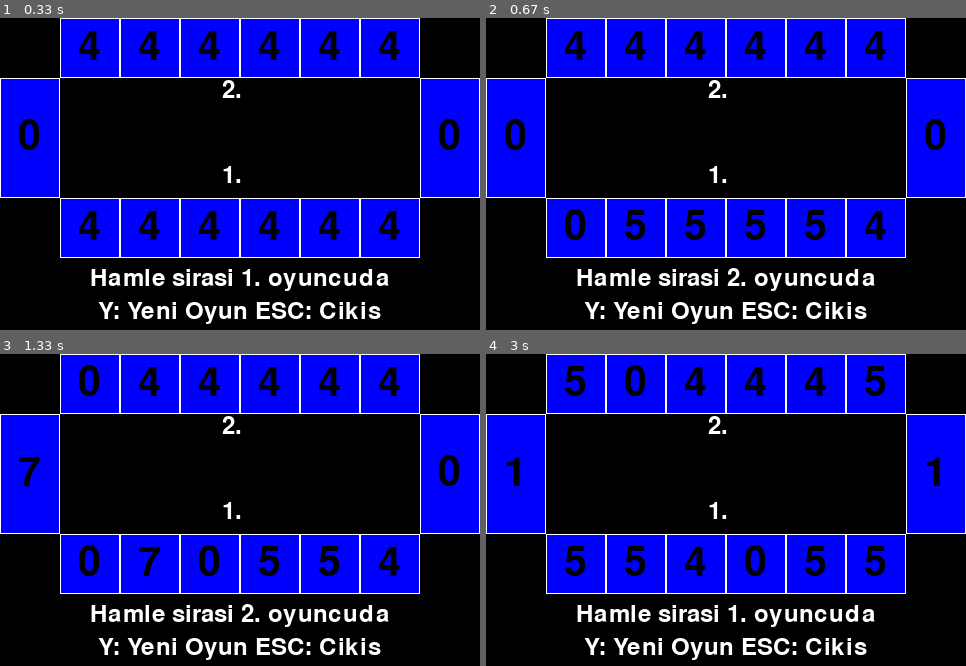
Above: before the commit, frames 1-4 (two rows, left to right).
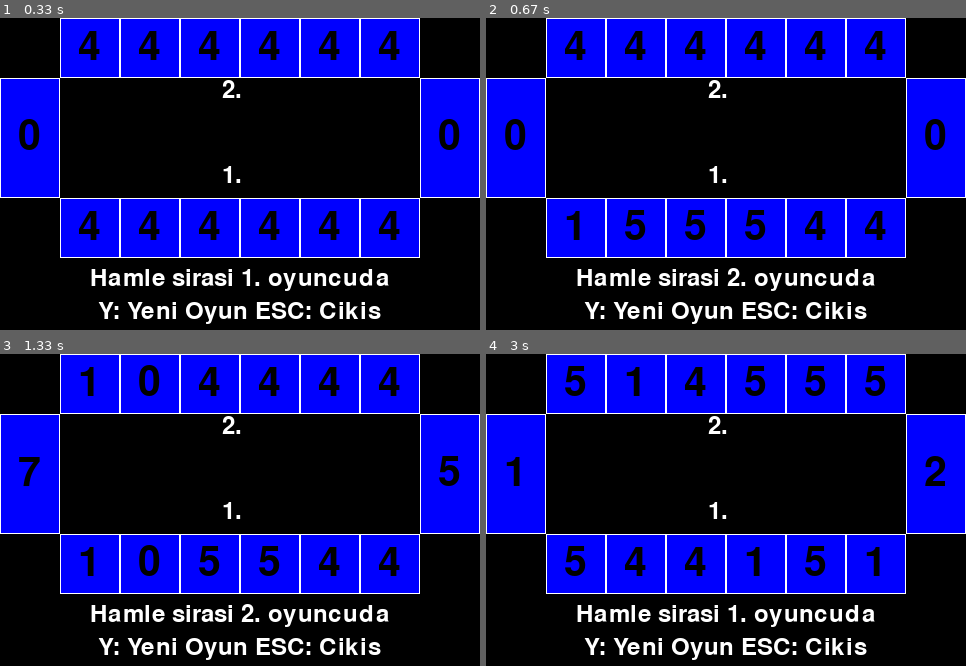
Above: after the commit, the same moments.

Repository: kurth4cker/mangala-pygame
Game: pygame game, started from mangala.py
Same seed, same stepped clock (60 frames per second), same inputs: the game is played once before the commit and once after it.
Inputs (mouse positions are in pixels of both pictures, inside the frame that each line leads up to):
- Up to frame 1 (0.33 s): no input
- Up to frame 2 (0.67 s): click "4" at 0.4 s
- Up to frame 3 (1.33 s): click "4" at 0.73 s; click (91, 588) at 1.07 s
- Up to frame 4 (3 s): click (601, 394) at 1.4 s; tap Y at 1.67 s; click (730, 547) at 2.07 s; click (850, 563) at 2.4 s; click (649, 410) at 2.73 s

Frame 1 is identical in both runs. In frame 2, 0.6% of the frame differs, in the area x 16-71%, y 61-72%; in frame 3, 1.7%; in frame 4, 1.9%, in the area x 28-96%, y 3-72%.

Commit message:
Update mangala.py

Diff:
--- a/mangala.py
+++ b/mangala.py
@@ -59,7 +59,14 @@
 	ekran.blit(bilgi_yazi,((cozunurluk[0]-bx)/2,boy*4+8))
 	ekran.blit(bilgi_yazi2,((cozunurluk[0]-bx2)/2,boy*4+by+16))
 def fonkoyunbitti():
-	bittiyazi1=font2.render('Oyun Bitti',1,kirmizi)
+	durum='Oyun bitti.'
+	if s[13]>s[6]:
+		durum='Oyunu 1. oyuncu kazandı.'
+	elif s[13]<s[6]:
+		durum='Oyunu 2. oyuncu kazandı.'
+	else:
+		durum='Oyun berabere.'
+	bittiyazi1=font2.render(durum,1,kirmizi)
 	x1,y1=bittiyazi1.get_size()
 	bittiyazi2=font2.render('1. Oyuncu: '+str(s[13])+' 2. Oyuncu: '+str(s[6]),1,mavi)
 	x2,y2=bittiyazi2.get_size()
@@ -86,9 +93,9 @@
 						if hk1[i].collidepoint(olay.pos):
 							gg=s[i+7]
 							if gg!=0:
-								for jj in range(1,gg+1):
+								for jj in range(0,gg):
 									s[(i+7+jj)%14]+=1
-									s[i+7]=0
+									s[i+7]=1
 								son=(i+7+jj)%14
 								if son==13:
 									oyuncu_birinci=True
@@ -112,9 +119,9 @@
 						if hk2[i].collidepoint(olay.pos):
 							gg=s[5-i]
 							if gg!=0:
-								for jj in range(1,gg+1):
+								for jj in range(0,gg):
 									s[(5-i+jj)%14]+=1
-									s[5-i]=0
+									s[5-i]=1
 								son=(5-i+jj)%14
 								if son==6:
 									oyuncu_birinci=False
